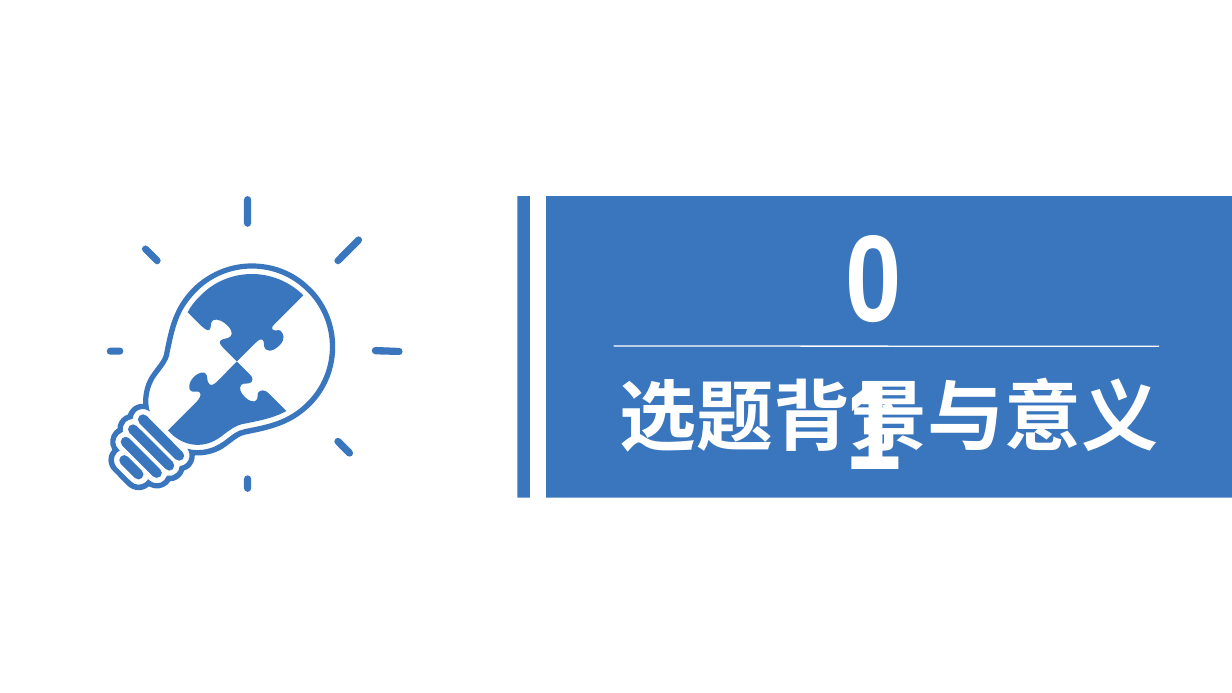
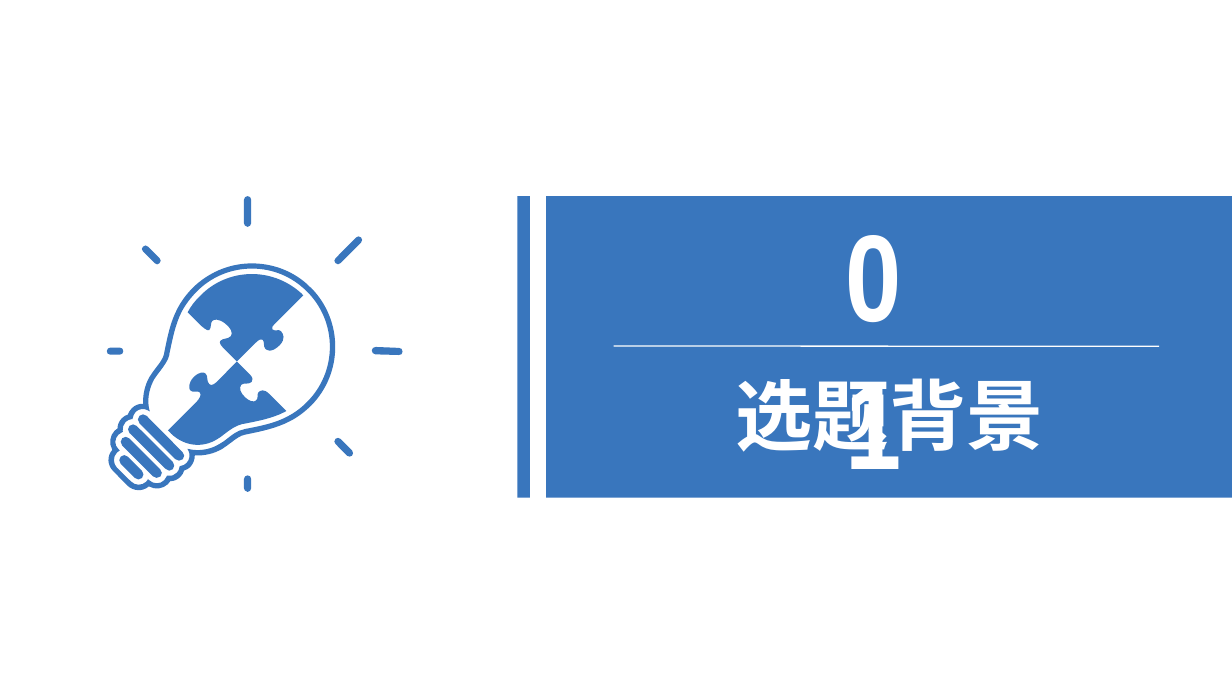
Before and after one commit to HolyShiftt/school, a slide deck: slide 3 of document/中期答辩.pptx. Drawn at 1232x693 pixels with LibreOffice and Linux fonts; fonts in the diff are those of the drawing. Boxes give left, top, right and bottom in pixels: in the first picture for what was removed or moved away, otherwise in the second. Text is boxed around its words. In the diff, an @@ line names an element or a change of style, - is before the commit and + after.

```diff
--- a/document/中期答辩.pptx
+++ b/document/中期答辩.pptx
@@ text at bbox=[735, 378, 1043, 464]: text changed @@
-选题背景与意义
+选题背景
```
Also in this commit, not shown: 15 other slides changed, 1 slide added, 1 slide removed, 16 other files.
